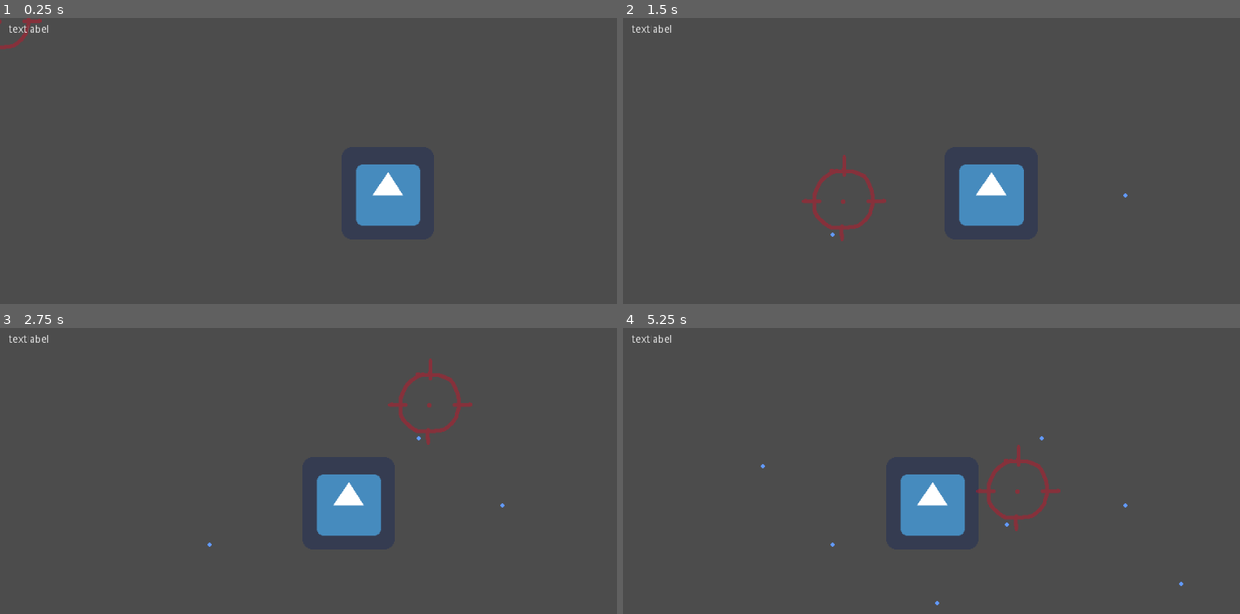
Above: before the commit, frames 1-4 (two rows, left to right).
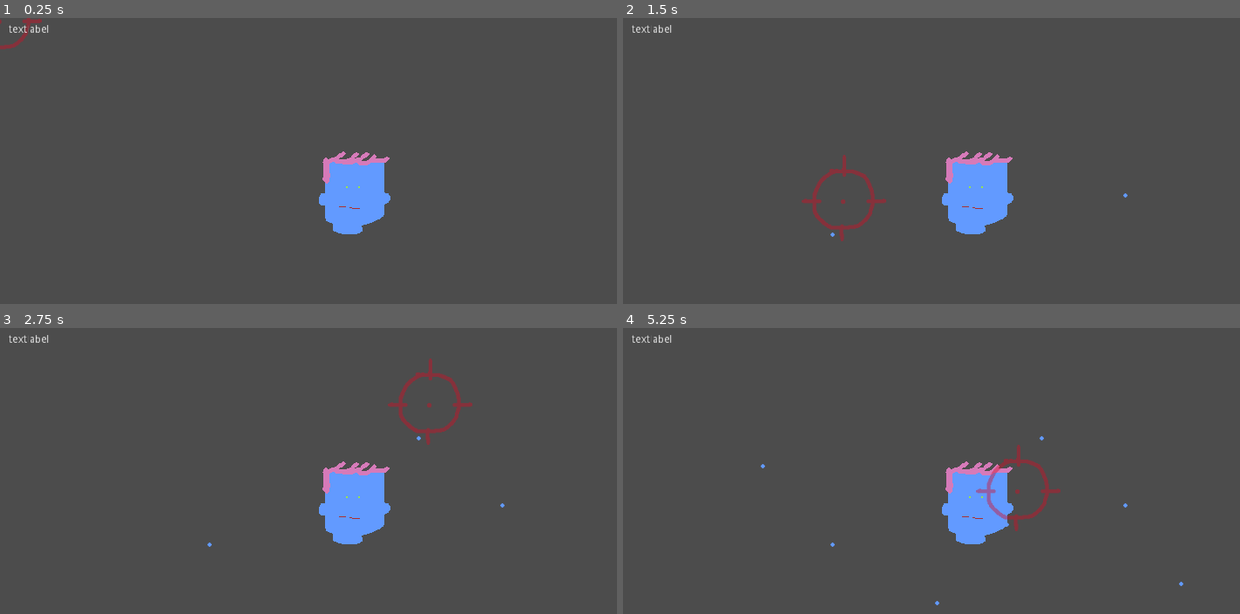
Above: after the commit, the same moments.

Repository: skarnl/godot--gwj31
Game: Godot game, scene res://screens/splash.tscn
Same seed, same stepped clock (60 frames per second), same inputs: the game is played once before the commit and once after it. The engine's default icon, where the game draws it, is replaced by a stand-in: a white triangle on a blue panel in a dark square.
Inputs (mouse positions are in pixels of both pictures, inside the frame that each line leads up to):
- Up to frame 1 (0.25 s): no input
- Up to frame 2 (1.5 s): tap Enter at 0.5 s; move the mouse to (1122, 195) at 0.52 s; click (1122, 195) at 0.67 s; move the mouse to (832, 232) at 1.27 s; click (832, 232) at 1.42 s
- Up to frame 3 (2.75 s): move the mouse to (419, 436) at 2.02 s; click (419, 436) at 2.17 s
- Up to frame 4 (5.25 s): move the mouse to (937, 602) at 2.77 s; click (937, 602) at 2.92 s; move the mouse to (1178, 582) at 3.52 s; click (1178, 582) at 3.67 s; move the mouse to (764, 465) at 4.27 s; click (764, 465) at 4.42 s; move the mouse to (1005, 525) at 5.02 s; click (1005, 525) at 5.17 s

The runs differ from the first frame. In frame 1, 3.8% of the frame differs, in the area x 51-69%, y 46-76%; in frame 2, 3.1%; in frame 3, 2.8%; in frame 4, 4.1%, in the area x 44-64%, y 46-76%.
Error after the commit: Invalid get index 'texture' (on base: 'Node2D'). (res://screens/game/game.gd:32)

Commit message:
Apply new target 'design'

Diff:
--- a/entities/target.tscn
+++ b/entities/target.tscn
@@ -1,10 +1,26 @@
-[gd_scene load_steps=3 format=2]
+[gd_scene load_steps=6 format=2]
 
-[ext_resource path="res://assets/images/icon.png" type="Texture" id=1]
+[ext_resource path="res://art/target/head.png" type="Texture" id=1]
 [ext_resource path="res://entities/target.gd" type="Script" id=2]
+[ext_resource path="res://art/target/hat.png" type="Texture" id=3]
+[ext_resource path="res://art/target/mouth.png" type="Texture" id=4]
+[ext_resource path="res://art/target/eyes.png" type="Texture" id=5]
 
+[node name="Player" type="Node2D"]
+position = Vector2( 489, 241 )
+script = ExtResource( 2 )
 
-[node name="Player" type="Sprite"]
-position = Vector2( 489, 241 )
+[node name="face" type="Sprite" parent="."]
 texture = ExtResource( 1 )
-script = ExtResource( 2 )
+
+[node name="eyes" type="Sprite" parent="."]
+position = Vector2( 1.75, -29.5 )
+texture = ExtResource( 5 )
+
+[node name="mouth" type="Sprite" parent="."]
+position = Vector2( 0, 8 )
+texture = ExtResource( 4 )
+
+[node name="hat" type="Sprite" parent="."]
+position = Vector2( 1.25, -34.75 )
+texture = ExtResource( 3 )
